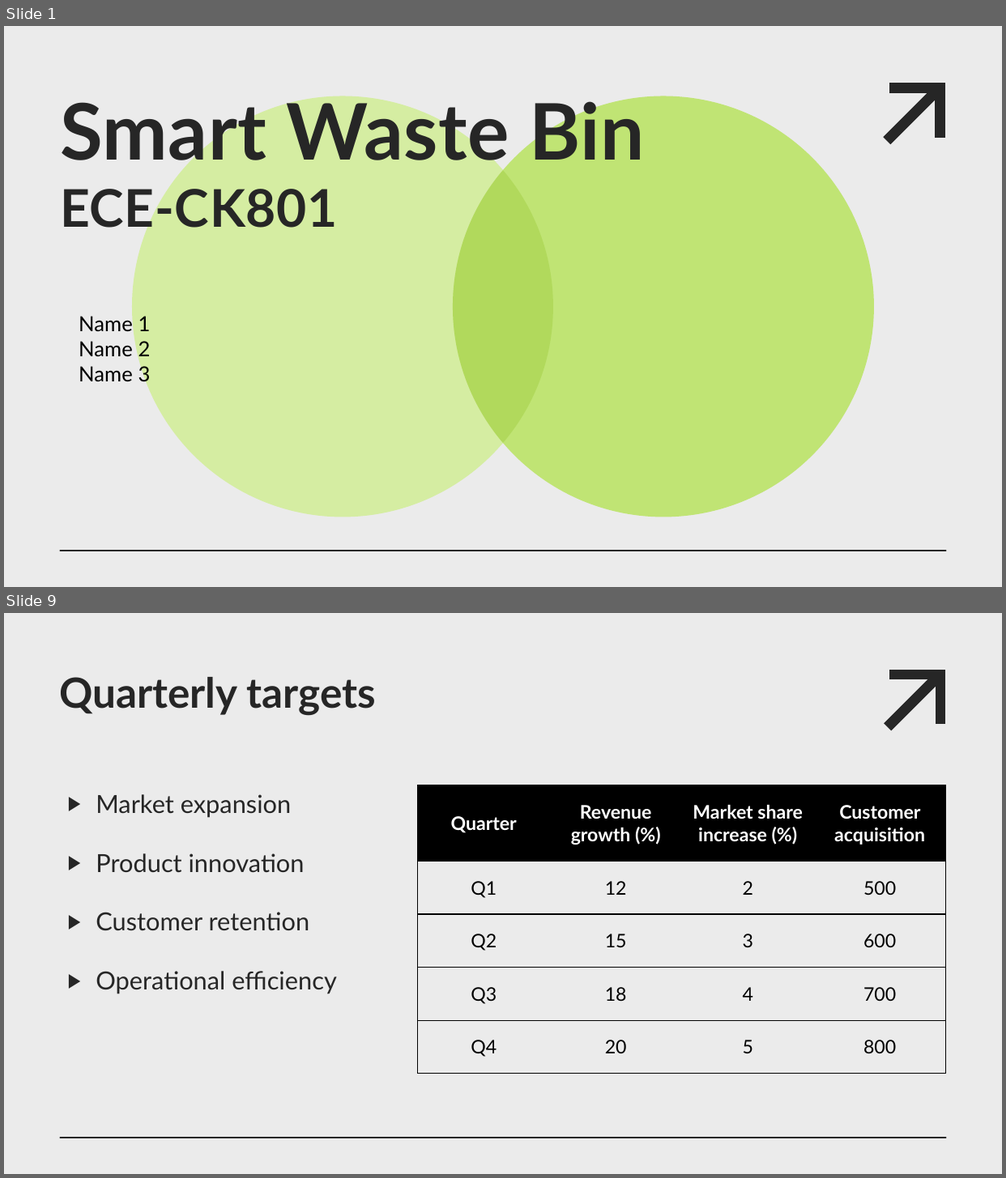
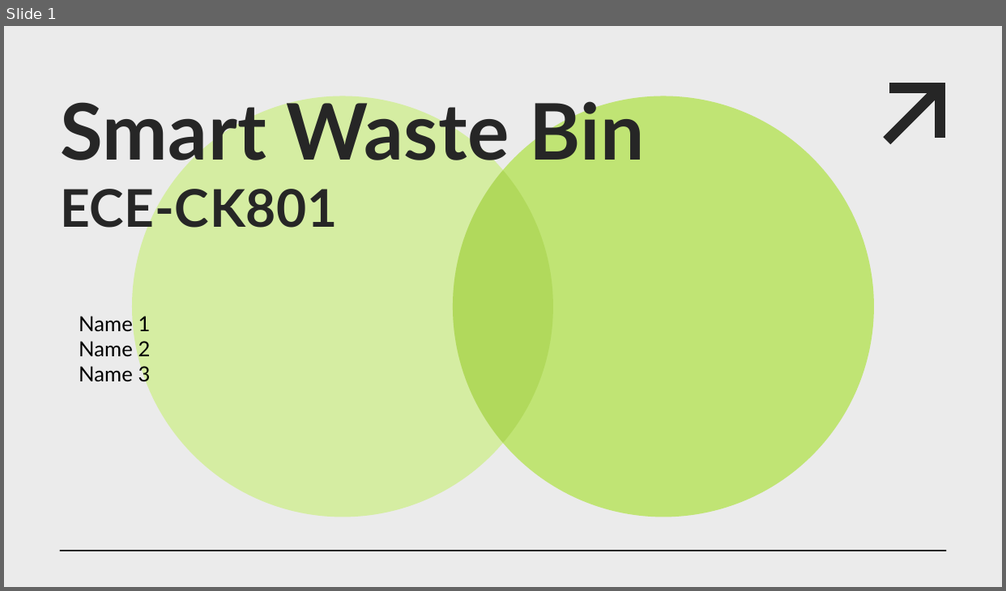
Before and after one commit to jimfil/smartWasteBinProject, a slide deck: presentation/team05_presentation.pptx. Shown one above the other, each under a label of ours: slides 1 and 9 before the commit, slide 1 after it; the slides between them are not shown. The pictures are 1006x1178 and 1006x591 pixels, drawn with LibreOffice and Linux fonts; fonts in the diff are those of the drawing. Boxes give left, top, right and bottom in pixels: in the first picture for what was removed or moved away, otherwise in the second. Text is boxed around its words. In the diff, an @@ line names an element or a change of style, - is before the commit and + after.

```diff
--- a/presentation/team05_presentation.pptx
+++ b/presentation/team05_presentation.pptx
@@ slide 9 removed at [4, 613, 1002, 1174], background #EBEBEB; not listed: 1 template element that a slide beside it also shows @@
@@ title removed at [59, 677, 376, 716] @@
-Quarterly targets
@@ line removed from (891, 723) to (936, 679) @@
@@ line removed from (895, 675) to (940, 675) @@
@@ line removed from (940, 675) to (940, 719) @@
@@ text removed at [96, 794, 337, 995] @@
-▶ Market expansion
-▶ Product innovation
-▶ Customer retention
-▶ Operational efficiency
@@ table removed at [418, 786, 945, 1073], 5 rows, 4 columns @@
-Quarter | Revenue growth (%) | Market share increase (%) | Customer acquisition
-Q1 | 12 | 2 | 500
-Q2 | 15 | 3 | 600
-Q3 | 18 | 4 | 700
-Q4 | 20 | 5 | 800
@@ line removed from (60, 1138) to (376, 1138) @@
```
Also in this commit, not shown: 1 slide changed, 4 slides added, 10 other slides removed.
